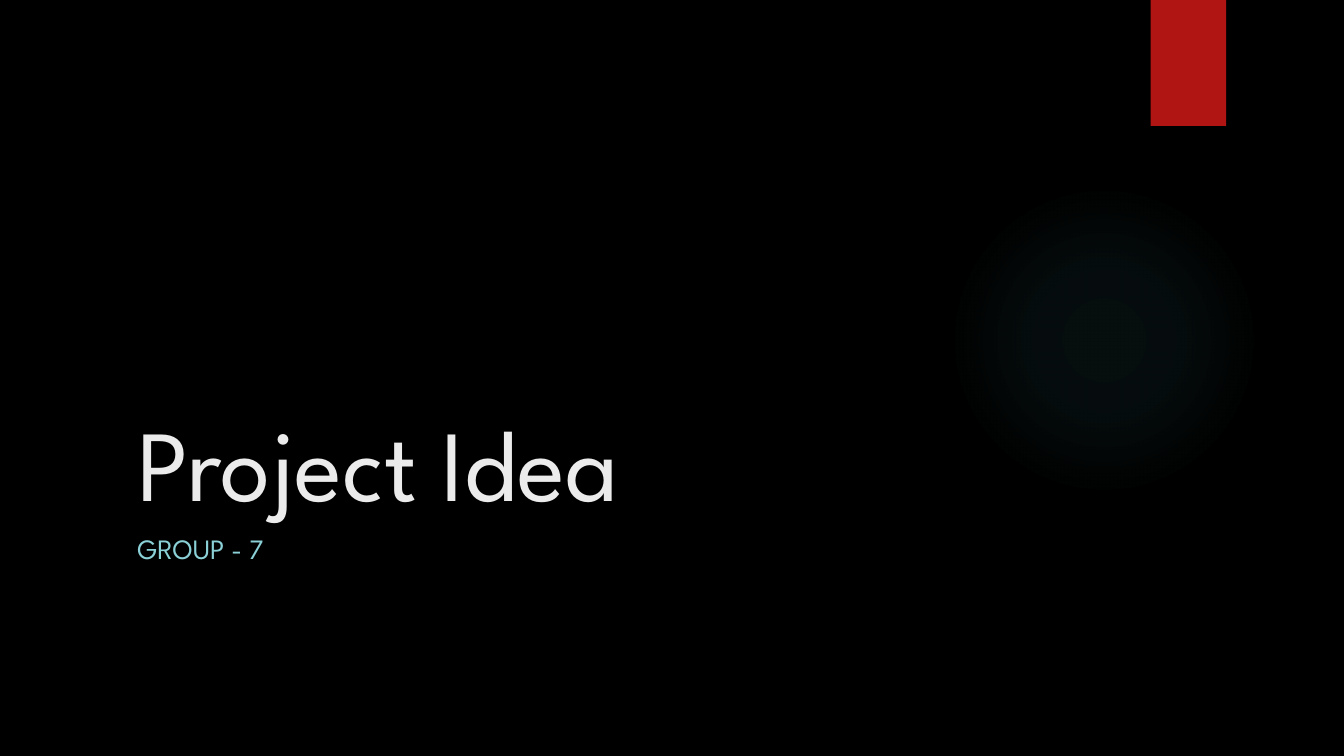
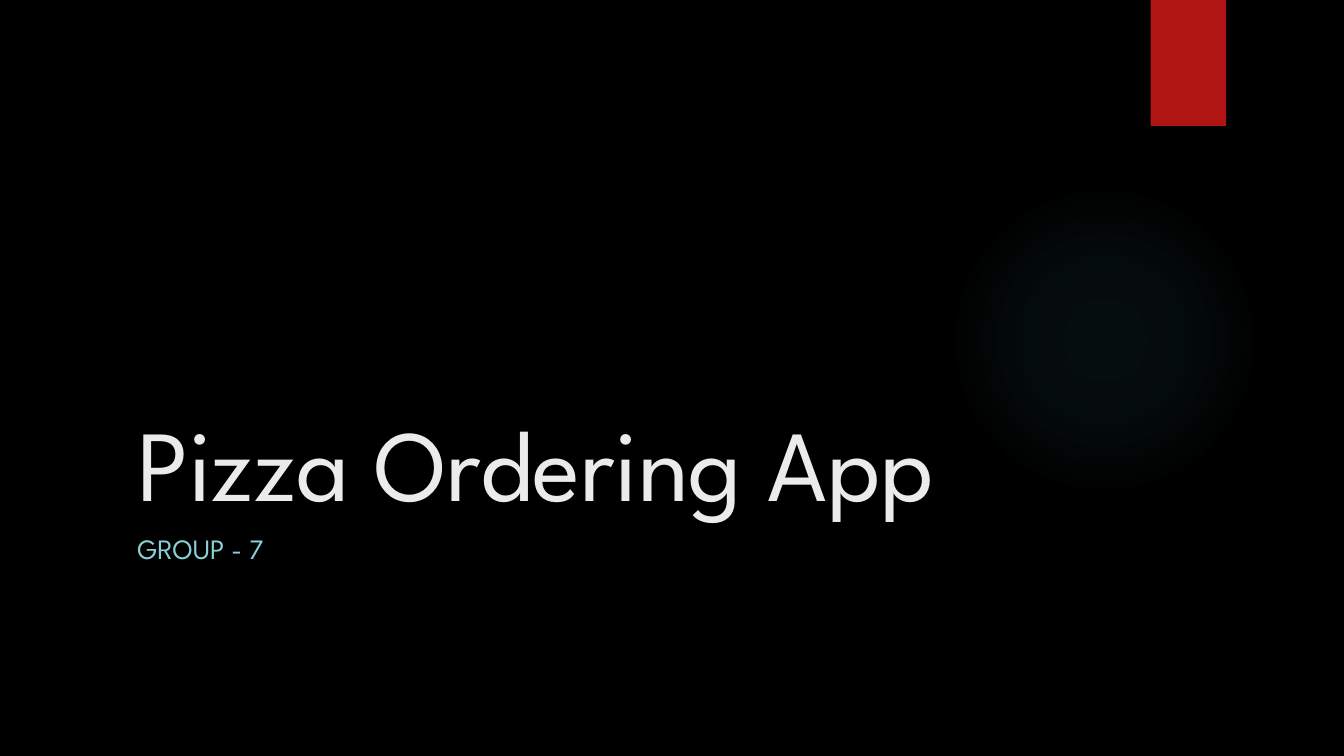
Before and after one commit to nsuspring2019cse299sec4/Group-7, a slide deck: slide 1 of Project Idea.pptx. Drawn at 1344x756 pixels with LibreOffice and Linux fonts; fonts in the diff are those of the drawing; background and template pictures are left out. Boxes give left, top, right and bottom in pixels: in the first picture for what was removed or moved away, otherwise in the second. Text is boxed around its words. In the diff, an @@ line names an element or a change of style, - is before the commit and + after.

Commit message:
update project idea

```diff
--- a/Project Idea.pptx
+++ b/Project Idea.pptx
@@ title at box(137, 431, 934, 523): text changed @@
-Project Idea
+Pizza Ordering App
```
